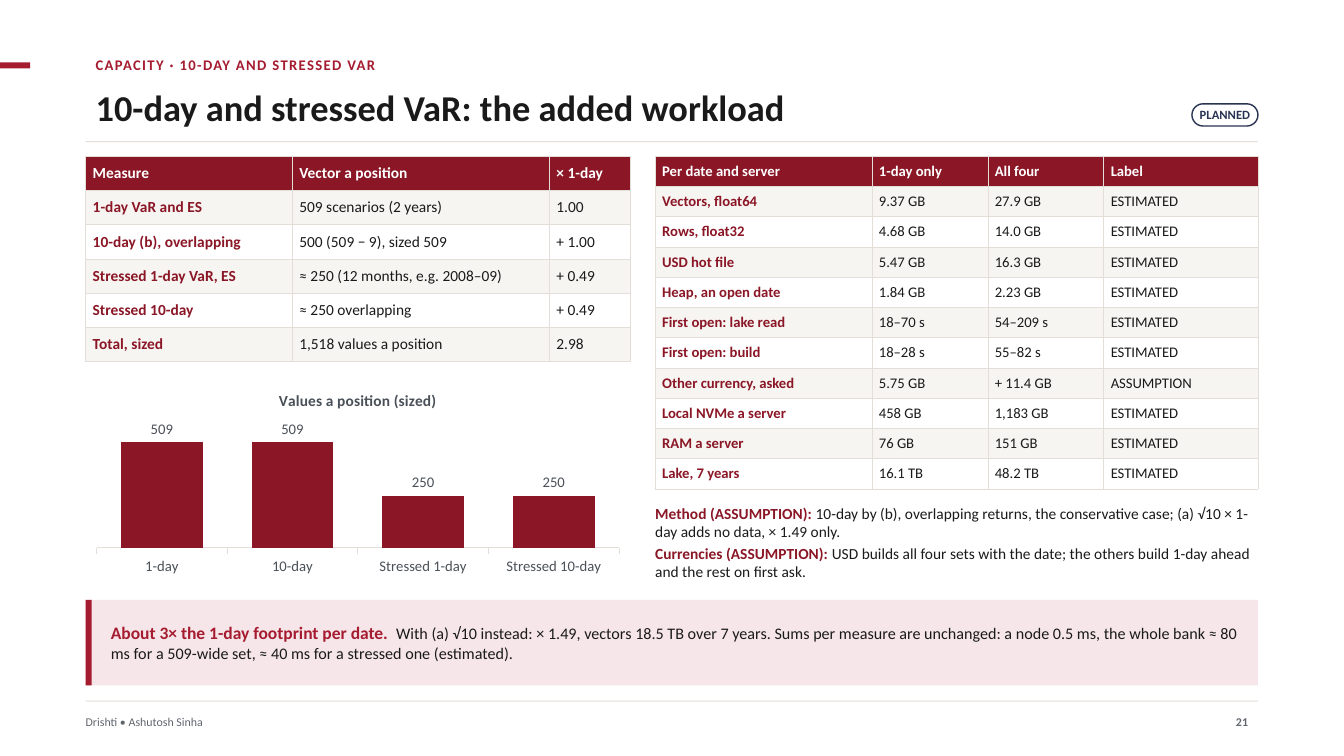
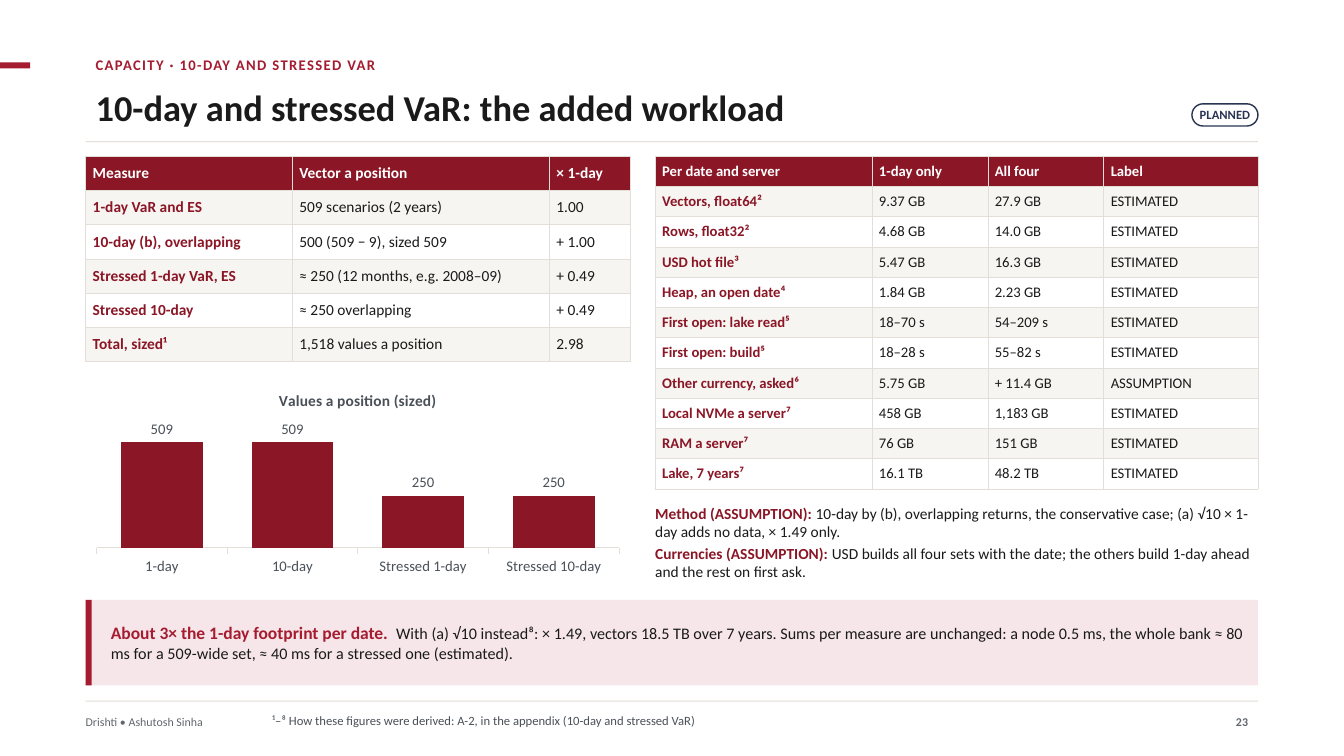
Before and after one commit to ajsinha/drishti, a slide deck: slide 23 of docs/publications/Drishti-VaR-Engine.pptx (slide 21 before the commit). Drawn at 1344x756 pixels with LibreOffice and Linux fonts; fonts in the diff are those of the drawing. Boxes give left, top, right and bottom in pixels: in the first picture for what was removed or moved away, otherwise in the second. Text is boxed around its words. In the diff, an @@ line names an element or a change of style, - is before the commit and + after.

Commit message:
Decks reorganised: one shape for every deck, the two AWS decks merged into Drishti-on-AWS, the VaR deck with the Market and World editions and one roadmap, every estimate footnoted with its derivation (figures corrected: shard owner 128 GB RAM and a 36 GB heap, 330-650 req/s); EXPOSURE_GUIDE 27.3's seven-year path storage is about 130 TB

```diff
--- a/docs/publications/Drishti-VaR-Engine.pptx
+++ b/docs/publications/Drishti-VaR-Engine.pptx
@@ table at box(86, 156, 630, 362) @@
-row 6, column 1: Total, sized
+row 6, column 1: Total, sized¹
@@ table at box(655, 156, 1258, 489) @@
-row 2, column 1: Vectors, float64
+row 2, column 1: Vectors, float64²
-row 3, column 1: Rows, float32
+row 3, column 1: Rows, float32²
-row 4, column 1: USD hot file
+row 4, column 1: USD hot file³
-row 5, column 1: Heap, an open date
+row 5, column 1: Heap, an open date⁴
-row 6, column 1: First open: lake read
+row 6, column 1: First open: lake read⁵
-row 7, column 1: First open: build
+row 7, column 1: First open: build⁵
-row 8, column 1: Other currency, asked
+row 8, column 1: Other currency, asked⁶
-row 9, column 1: Local NVMe a server
+row 9, column 1: Local NVMe a server⁷
-row 10, column 1: RAM a server
+row 10, column 1: RAM a server⁷
-row 11, column 1: Lake, 7 years
+row 11, column 1: Lake, 7 years⁷
@@ text at box(111, 626, 1242, 661): text changed @@
-About 3× the 1-day footprint per date. With (a) √10 instead: × 1.49, vectors 18.5 TB over 7 years. Sums per measure are unchanged: a node 0.5 ms, the whole bank ≈ 80 ms for a 509-wide set, ≈ 40 ms for a stressed one (estimated).
+About 3× the 1-day footprint per date. With (a) √10 instead⁸: × 1.49, vectors 18.5 TB over 7 years. Sums per measure are unchanged: a node 0.5 ms, the whole bank ≈ 80 ms for a 509-wide set, ≈ 40 ms for a stressed one (estimated).
@@ text added at box(272, 715, 695, 727), 9 pt, text #4A5058 @@
+¹–⁸ How these figures were derived: A-2, in the appendix (10-day and stressed VaR)
@@ page number at box(1236, 718, 1248, 726): text changed @@
-21
+23
```
Also in this commit, not shown: 33 other slides changed, 14 slides added, 4 slides removed, 13 other files.
